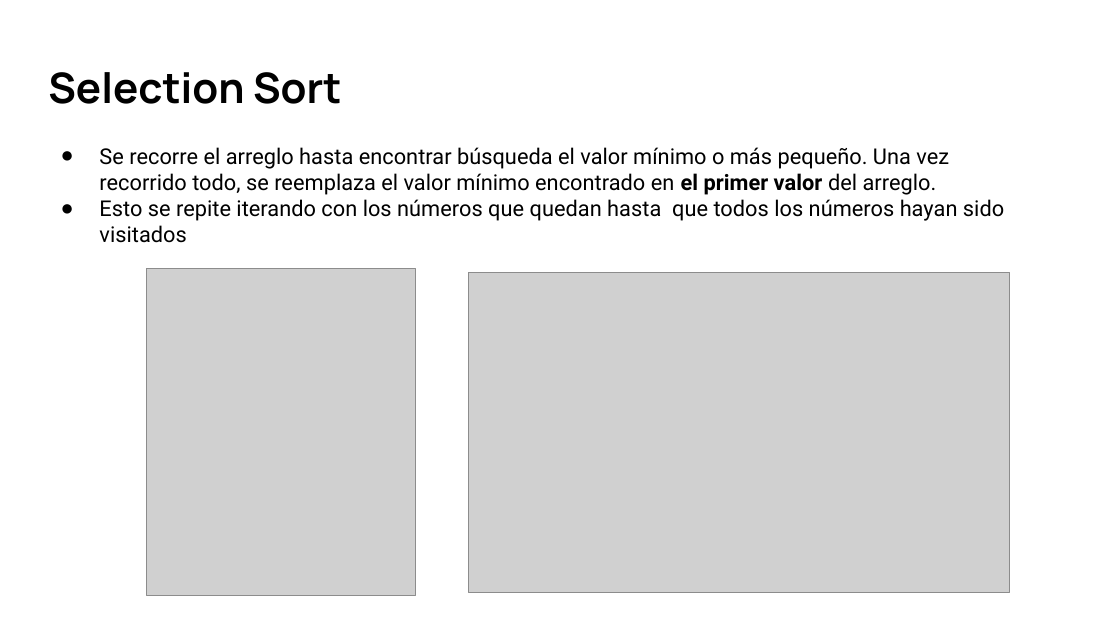
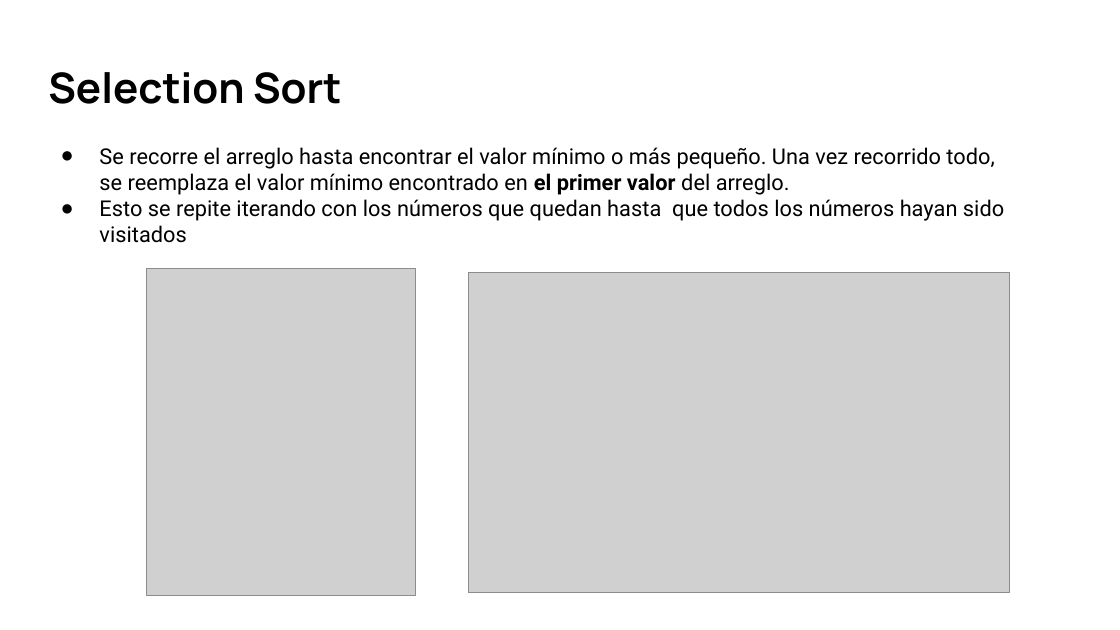
Before and after one commit to TheJoigoMan/aed-repo, a slide deck: slide 8 of Tarea Ordenamiento/Práctica de ordenamiento.pptx (slide 9 before the commit). Drawn at 1120x630 pixels with LibreOffice and Linux fonts; fonts in the diff are those of the drawing; grey boxes stand for pictures. Boxes give left, top, right and bottom in pixels: in the first picture for what was removed or moved away, otherwise in the second. Text is boxed around its words. In the diff, an @@ line names an element or a change of style, - is before the commit and + after.

```diff
--- a/Tarea Ordenamiento/Práctica de ordenamiento.pptx
+++ b/Tarea Ordenamiento/Práctica de ordenamiento.pptx
@@ text at (99,147,994,195): text changed @@
-● Se recorre el arreglo hasta encontrar búsqueda el valor mínimo o más pequeño. Una vez recorrido todo, se reemplaza el valor mínimo encontrado en el primer valor del arreglo.
+● Se recorre el arreglo hasta encontrar el valor mínimo o más pequeño. Una vez recorrido todo, se reemplaza el valor mínimo encontrado en el primer valor del arreglo.
```
Also in this commit, not shown: 4 other slides changed, 2 slides added, 1 slide removed, 3 other files.
